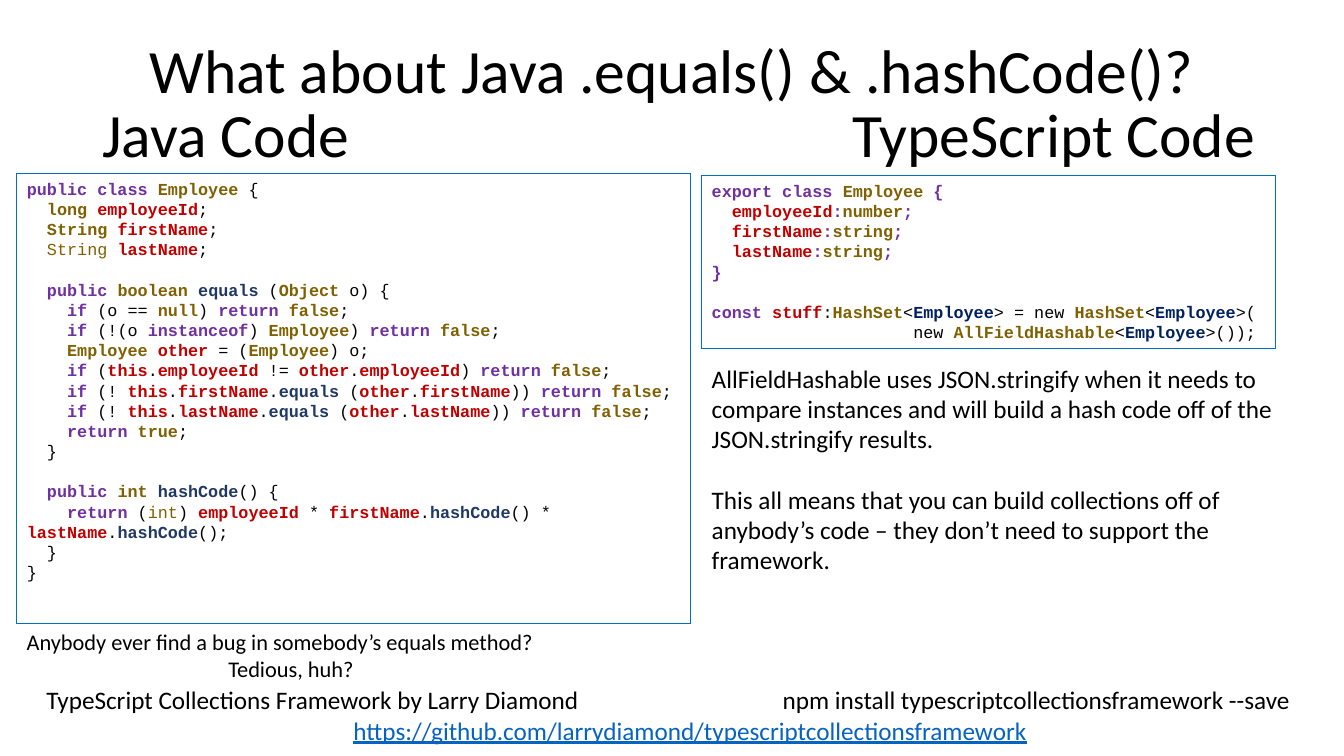
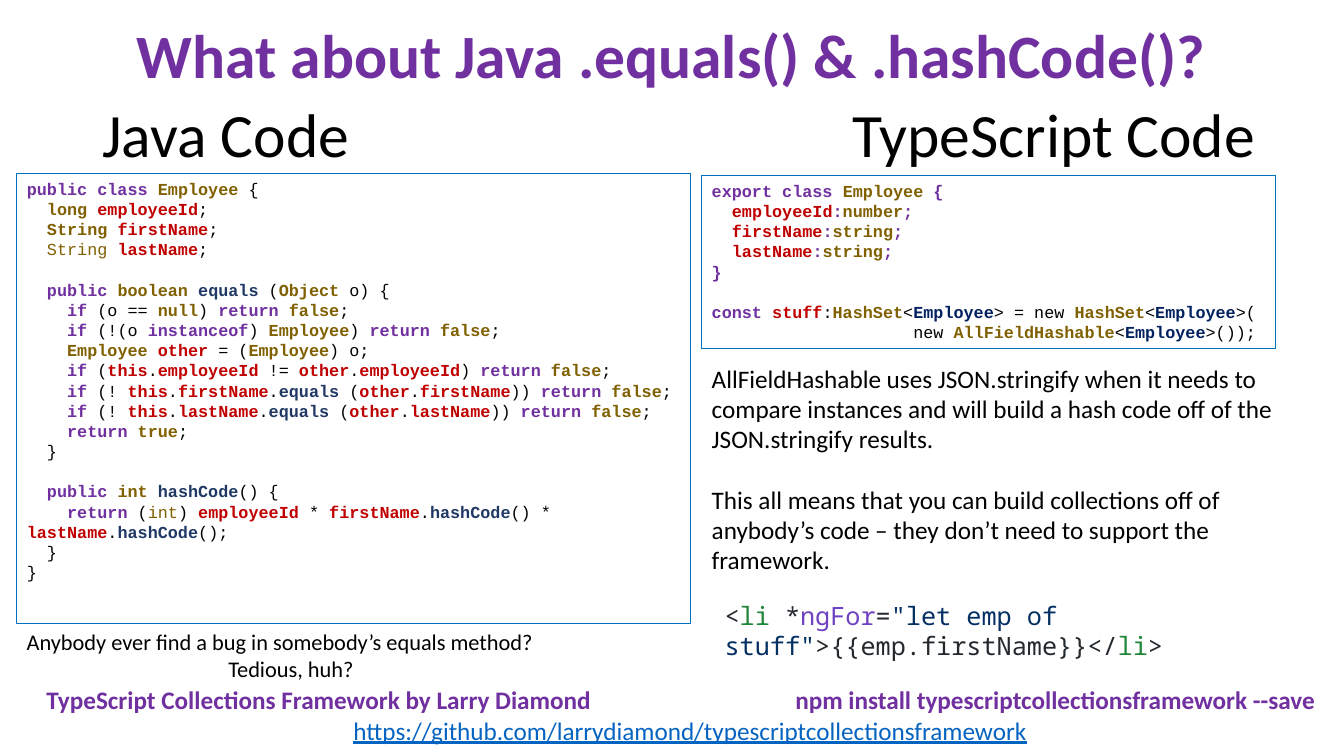
Before and after one commit to larrydiamond/typescriptcollectionsframework, a slide deck: slide 5 of IntroductionToTheTypeScriptCollectionFramework.pptx (slide 4 before the commit). Drawn at 1344x756 pixels with LibreOffice and Linux fonts; fonts in the diff are those of the drawing. Boxes give left, top, right and bottom in pixels: in the first picture for what was removed or moved away, otherwise in the second. Text is boxed around its words. In the diff, an @@ line names an element or a change of style, - is before the commit and + after.

Commit message:
updating the presentation

```diff
--- a/IntroductionToTheTypeScriptCollectionFramework.pptx
+++ b/IntroductionToTheTypeScriptCollectionFramework.pptx
@@ title "What about Java .equals() & ..." at bbox=[137, 32, 1205, 88]: text colour #000000 to #7030A0, bold on @@
@@ text added at bbox=[725, 605, 1163, 661], 18 pt, text #24292E @@
+<li *ngFor="let emp of stuff">{{emp.firstName}}</li>
@@ text at bbox=[46, 691, 1315, 713]: text colour #000000 to #7030A0, bold on in "TypeScript Collections Framework by Larry Diamond npm ..." @@
```
Also in this commit, not shown: 7 other slides changed, 1 slide added, 10 other files.
